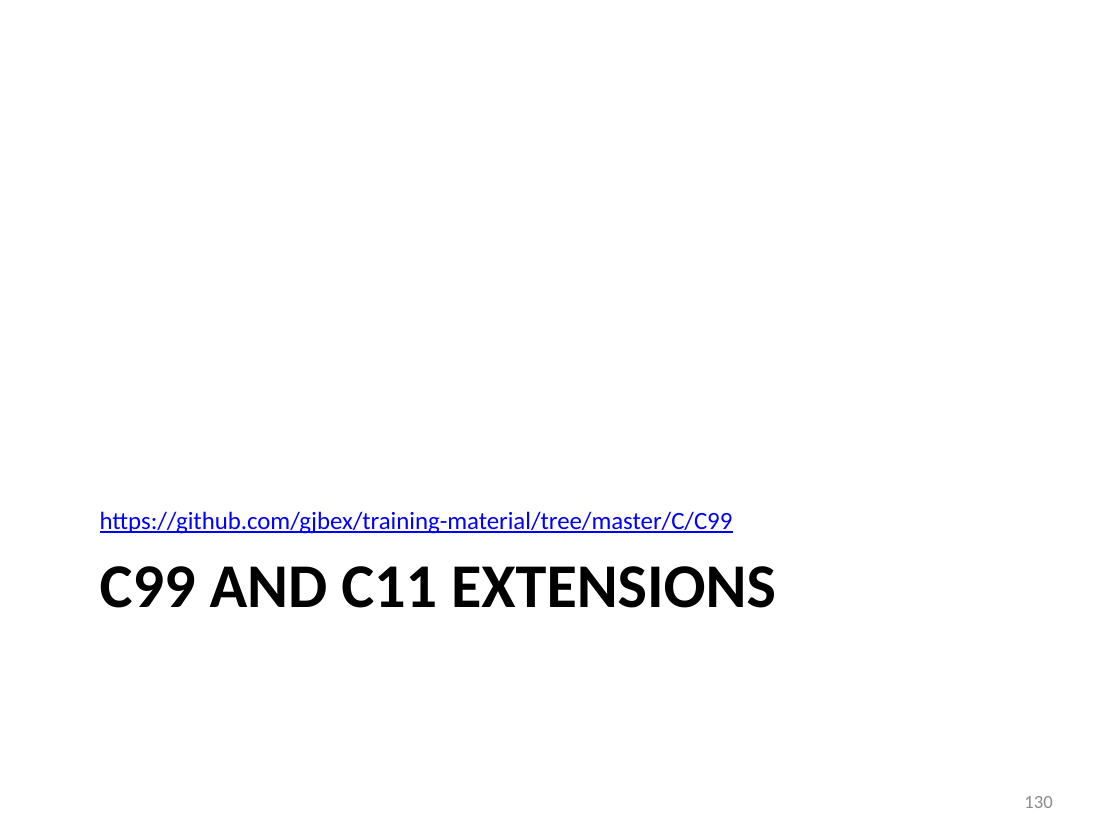
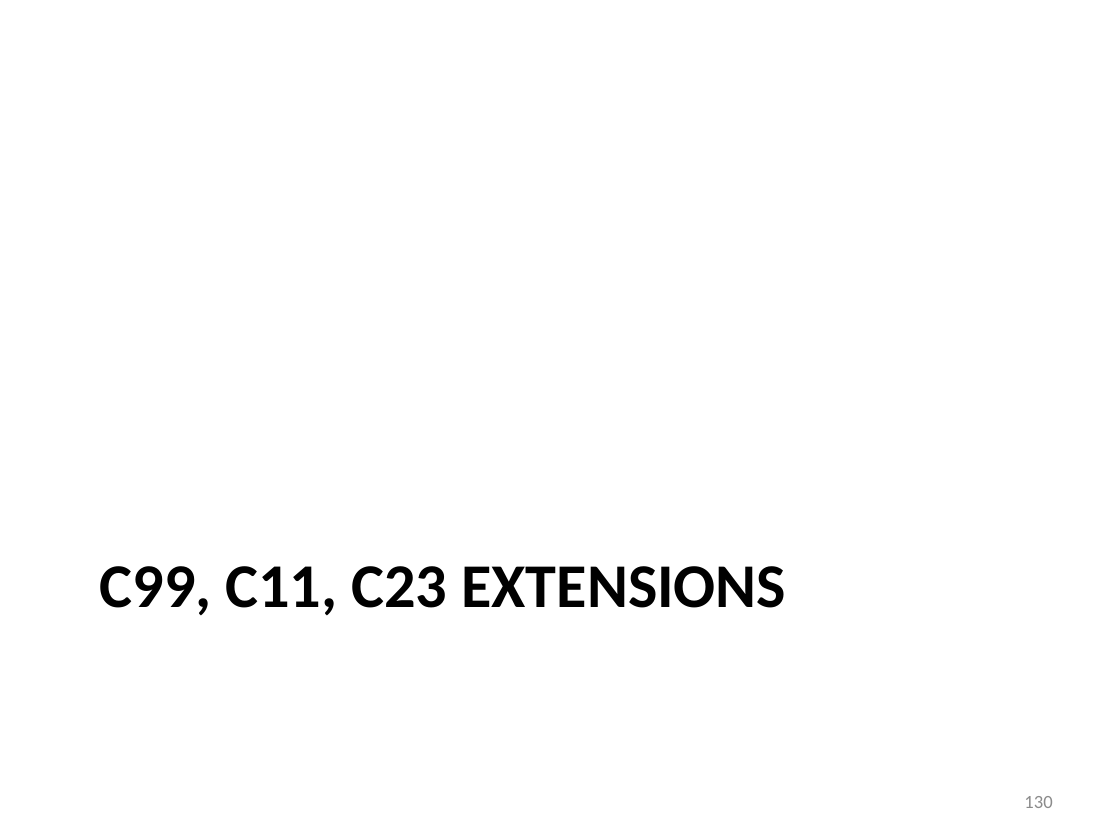
Before and after one commit to gjbex/Scientific-C, a slide deck: slide 130 of scientific_c.pptx. Drawn at 1120x840 pixels with LibreOffice and Linux fonts; fonts in the diff are those of the drawing. Boxes give left, top, right and bottom in pixels: in the first picture for what was removed or moved away, otherwise in the second. Text is boxed around its words. In the diff, an @@ line names an element or a change of style, - is before the commit and + after.

```diff
--- a/scientific_c.pptx
+++ b/scientific_c.pptx
@@ text removed at (100,511,733,534) @@
-https://github.com/gjbex/training-material/tree/master/C/C99
@@ title at (100,566,786,615): text changed @@
-C99 AND C11 EXTENSIONS
+C99, C11, C23 EXTENSIONS
```
Also in this commit, not shown: 1 other slide changed, 3 slides added.
